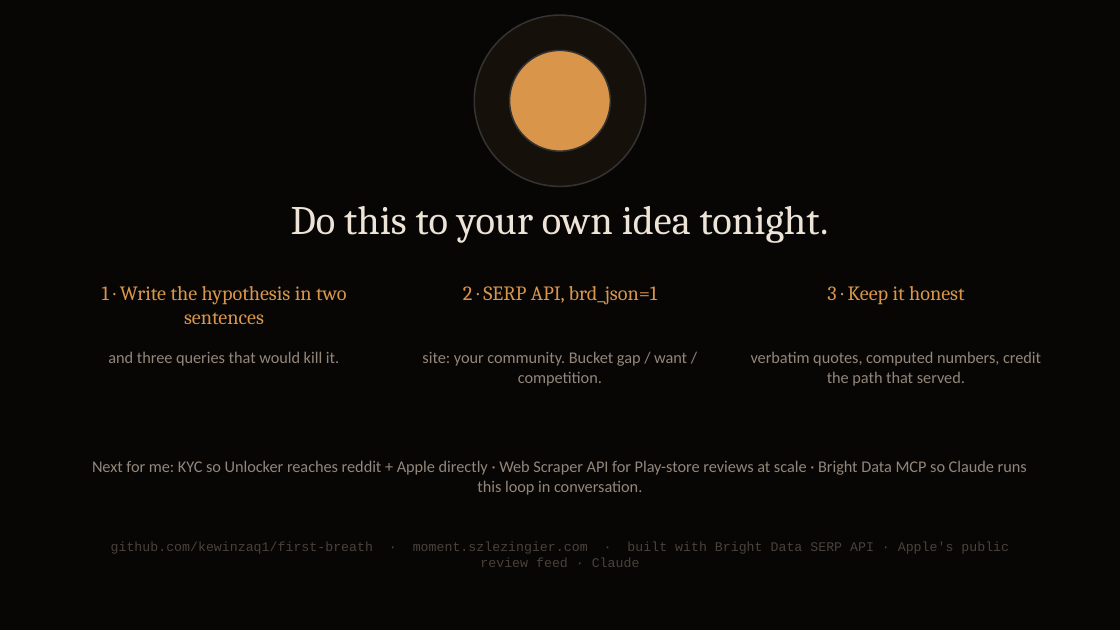
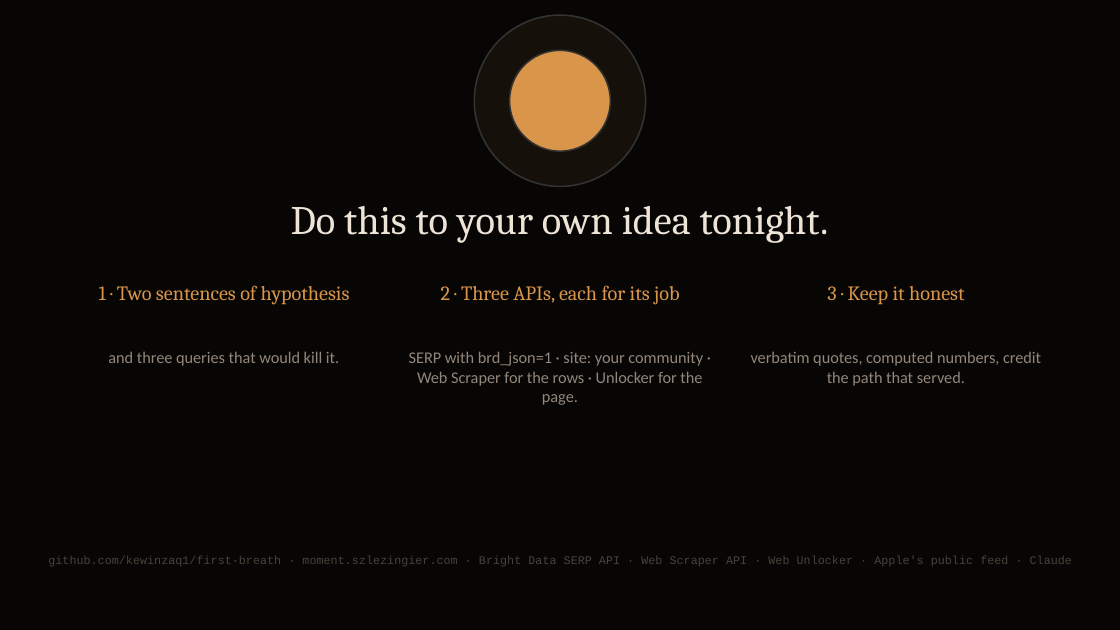
Before and after one commit to kewinzaq1/first-breath, a slide deck: slide 10 of docs/first-breath-how-it-works.pptx. Drawn at 1120x630 pixels with LibreOffice and Linux fonts; fonts in the diff are those of the drawing. Boxes give left, top, right and bottom in pixels: in the first picture for what was removed or moved away, otherwise in the second. Text is boxed around its words. In the diff, an @@ line names an element or a change of style, - is before the commit and + after.

```diff
--- a/docs/first-breath-how-it-works.pptx
+++ b/docs/first-breath-how-it-works.pptx
@@ text at box(99, 285, 350, 305): text changed @@
-1 · Write the hypothesis in two sentences
+1 · Two sentences of hypothesis
@@ text at box(441, 285, 679, 305): text changed @@
-2 · SERP API, brd_json=1
+2 · Three APIs, each for its job
@@ text at box(409, 351, 703, 405): text changed @@
-site: your community. Bucket gap / want / competition.
+SERP with brd_json=1 · site: your community · Web Scraper for the rows · Unlocker for the page.
@@ text removed at box(92, 460, 1027, 495) @@
-Next for me: KYC so Unlocker reaches reddit + Apple directly · Web Scraper API for Play-store reviews at scale · Bright Data MCP so Claude runs this loop in conversation.
@@ text at box(48, 556, 1072, 566): text changed; size 8.5 to 7.5 pt @@
-github.com/kewinzaq1/first-breath · moment.szlezingier.com · built with Bright Data SERP API · Apple's public review feed · Claude
+github.com/kewinzaq1/first-breath · moment.szlezingier.com · Bright Data SERP API · Web Scraper API · Web Unlocker · Apple's public feed · Claude
```
Also in this commit, not shown: 8 other slides changed, 1 slide added, 1 slide removed, 14 other files.
